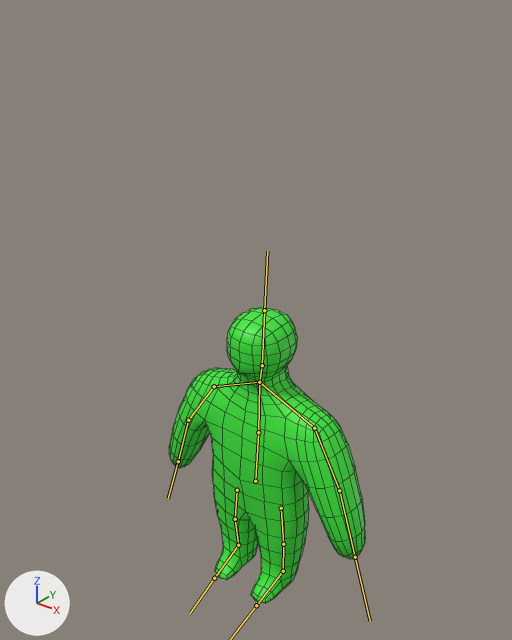
A saved change to the FBX model GMTK2025/Assets/GMTK2025/Models/human.fbx.
One viewpoint serves both versions: a 50 mm camera at (2.1, -2.66, 3.44) aimed at (-0.05, 0.04, 1.77). Arrows for +X, +Y and +Z are at lower left; the lights stay in place. The bones that bend it are drawn over the model as lines. Mesh edges are drawn as thin lines.
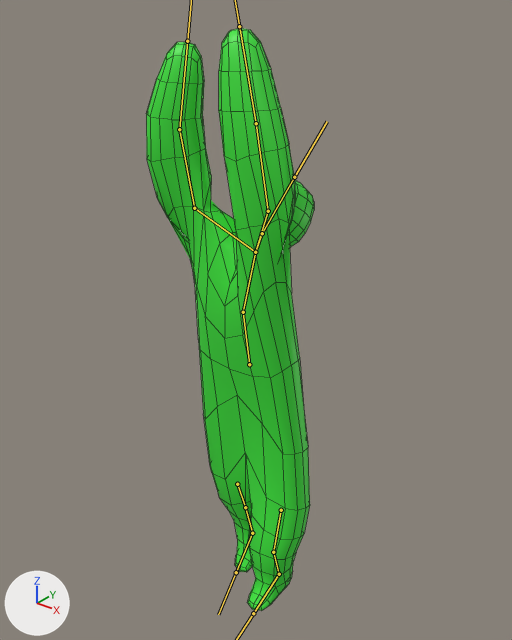
The newer file adds an action. The first version stands in its rest pose; the second is drawn at frame 3 of the action 'Armature|throwPlayer'.

Pixel boxes (x1, y1, x2, y2) of what changed, in the pictures (512 x 640 px):
'Cube', posed (14% narrower, 97% taller): before (169, 307, 365, 603); after (146, 28, 314, 611)
bone 'Pelvis', root to tip: before (255, 481) to (258, 432); after (249, 364) to (243, 312)
bone 'MiddleSpine', root to tip: before (258, 432) to (259, 382); after (243, 312) to (255, 252)
bone 'Bone.002', root to tip: before (259, 382) to (314, 428); after (255, 252) to (268, 211)
bone 'LeftArm', root to tip: before (314, 428) to (339, 490); after (268, 211) to (256, 123)
bone 'LeftElbow', root to tip: before (339, 490) to (355, 557); after (256, 123) to (239, 26)
bone 'Bone.008', root to tip: before (259, 382) to (214, 386); after (255, 252) to (194, 208)
bone 'RightArm', root to tip: before (214, 386) to (188, 420); after (194, 208) to (179, 129)
bone 'RightElbow', root to tip: before (188, 420) to (178, 461); after (179, 129) to (187, 41)
bone 'Head', root to tip: before (262, 365) to (264, 310); after (262, 233) to (294, 177)
bone 'LeftHip', root to tip: before (281, 508) to (283, 544); after (281, 510) to (273, 552)
bone 'LeftKnee', root to tip: before (283, 544) to (283, 571); after (273, 552) to (279, 574)
bone 'RightHip', root to tip: before (237, 490) to (235, 519); after (237, 484) to (245, 507)
bone 'RightKnee', root to tip: before (235, 519) to (238, 545); after (245, 507) to (252, 533)
bone 'RightFoot', root to tip: before (238, 545) to (214, 578); after (252, 533) to (236, 572)

The change in detail:
Bone 'Pelvis' (bone_pelvis) moves from (0.0, 0.0, 0.0) to (-0.057, 0.773, 0.046).
Bone 'Pelvis' (bone_pelvis) turns from (0, 0, 0) to (12, -1, 1) degrees about its own x, y and z.
Bone 'MiddleSpine' (bone_middlespine) turns from (0, 0, 0) to (-20, -3, -8) degrees about its own x, y and z.
Bone 'Bone.002' (bone_bone_002) turns from (0, 0, 0) to (105, -58, -28) degrees about its own x, y and z.
Bone 'LeftArm' (bone_leftarm) turns from (0, 0, 0) to (58, 20, 83) degrees about its own x, y and z.
Bone 'LeftElbow' (bone_leftelbow) turns from (0, 0, 0) to (-6, 10, 3) degrees about its own x, y and z.
Bone 'Bone.008' (bone_bone_008) turns from (0, 0, 0) to (79, 59, 24) degrees about its own x, y and z.
Bone 'RightArm' (bone_rightarm) turns from (0, 0, 0) to (40, 26, -35) degrees about its own x, y and z.
Bone 'RightElbow' (bone_rightelbow) turns from (0, 0, 0) to (21, -2, -7) degrees about its own x, y and z.
Bone 'Head' (bone_head) turns from (0, 0, 0) to (-32, -8, 7) degrees about its own x, y and z.
Bone 'LeftHip' (bone_lefthip) moves from (0.0, 0.0, 0.0) to (0.032, -0.021, 0.028).
Bone 'LeftHip' (bone_lefthip) turns from (0, 0, 0) to (-3, 0, -17) degrees about its own x, y and z.
Bone 'LeftKnee' (bone_leftknee) turns from (0, 0, 0) to (3, -5, 27) degrees about its own x, y and z.
Bone 'RightHip' (bone_righthip) moves from (0.0, 0.0, 0.0) to (0.008, -0.043, 0.0).
Bone 'RightHip' (bone_righthip) turns from (0, 0, 0) to (-13, -7, -11) degrees about its own x, y and z.
Bone 'RightKnee' (bone_rightknee) turns from (0, 0, 0) to (8, -3, 12) degrees about its own x, y and z.
Bone 'RightFoot' (bone_rightfoot) turns from (0, 0, 0) to (-5, 5, -15) degrees about its own x, y and z.
